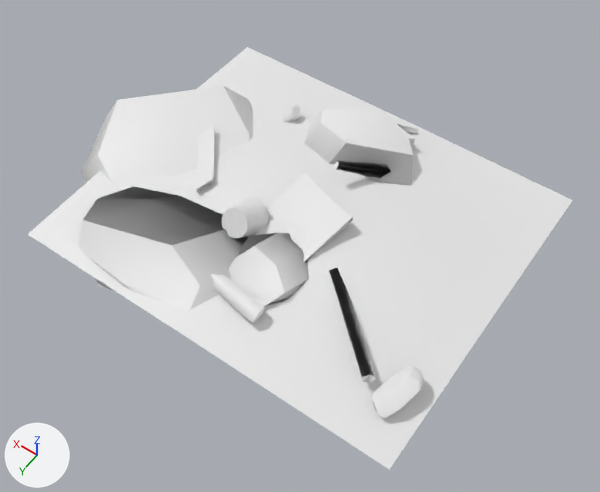
An edit to the FBX model TrashSoup/TrashSoup/TrashSoupContent/Models/Enviro/Trash/Trash2.FBX, drawn before and after from the same camera.
Camera for both pictures: a camera (50 mm lens) standing at (-0.00895, 0.01167, 0.01695) and looking at (-0.00119, 0.00081, -0.00011). Every picture has the same lights, and +X, +Y and +Z are marked at lower left. Materials are left out; every surface is plain grey. Where no turn or scale is listed for an object, it has been applied to the vertices.

The scene before the commit, as lines of its bpy script (objects in view):
```python
me_mesh = bpy.data.meshes.new('Mesh')
me_mesh.from_pydata(...)  # 30 vertices, 27 faces; spans x -0.53..0.31, y -1.97..3.56, z 2.92..10.84
me_mesh.materials.append(mat_material__52)
me_mesh_001 = bpy.data.meshes.new('Mesh.001')
me_mesh_001.from_pydata(...)  # 30 vertices, 27 faces; spans x -0.00141..0.00313, y -0.00059..0.00054, z -0.00141..-0.00098
me_mesh_001.materials.append(mat_material__52)
me_mesh_002 = bpy.data.meshes.new('Mesh.002')
me_mesh_002.from_pydata(...)  # 180 vertices, 164 faces; spans x -0.000445..0.000523, y 0.002276..0.003579, z -0.000677..0.000531
me_mesh_002.materials.append(mat_material__52)
me_mesh_003 = bpy.data.meshes.new('Mesh.003')
me_mesh_003.from_pydata(...)  # 513 vertices, 460 faces; spans x -0.00991..0.00272, y -0.00464..0.00476, z -0.00046..0.00265
me_mesh_003.materials.append(mat_material__52)
me_mesh_004 = bpy.data.meshes.new('Mesh.004')
me_mesh_004.from_pydata(...)  # 26 vertices, 24 faces; spans x 0.000144..0.001016, y -0.000888..0.000469, z -0.000074..0.000432
me_mesh_004.materials.append(mat_material__52)
ob_rock008 = bpy.data.objects.new('Rock008', me_mesh_003)
ob_rock008.location = (0.0036, -0.00006, -0.00109)
ob_rock009 = bpy.data.objects.new('Rock009', me_mesh_004)
ob_rock009.location = (-0.00612, 0.00338, 0.00019)
ob_wood1 = bpy.data.objects.new('wood1', me_mesh)
ob_wood1.parent = ob_group001
ob_wood1.location = (1.834, -2.34, 1.545)
ob_wood1.rotation_euler = (-0.0227, -3.058, -1.308)  # degrees (-1.3, -175, -75)
ob_wood1.scale = (0.702, 0.336, 0.254)
ob_wood2 = bpy.data.objects.new('wood2', me_mesh_001)
ob_wood2.location = (-0.00055, 0.00318, 0.00169)
ob_wooden_bucket001 = bpy.data.objects.new('wooden bucket001', me_mesh_002)
ob_wooden_bucket001.location = (-0.0001, -0.00138, 0.00096)
```
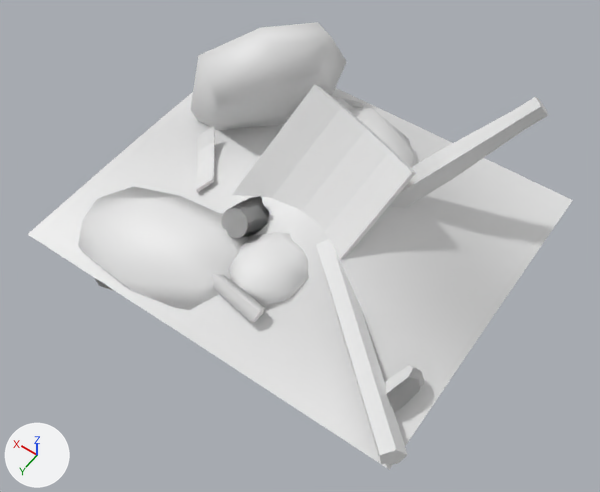
Commit message: Fixed Trash2 model, added models for "used up" trash

Where the newer file only moved an object's origin or applied its transform, the numbers keep the older frame.

Boxes [x1, y1, x2, y2] around the edits, measured in the pictures (600 x 492 px):
'Rock008', reshaped
    before: [28, 47, 573, 470]
    after: [28, 88, 573, 470]
'rocks', added
    after: [78, 22, 424, 412]
'metal', added
    after: [196, 85, 548, 464]
'wood1', moved, rescaled, turned
    before: [279, 105, 301, 122]
    after: [211, 196, 269, 323]
'Rock009', deleted
    before: [372, 365, 424, 418]
'wooden bucket001', deleted
    before: [222, 196, 269, 238]
'wood2', deleted
    before: [211, 274, 265, 323]
part 1 of me_mesh_003, deleted
    before: [78, 86, 419, 382]
part 2 of me_mesh, added
    after: [211, 196, 269, 323]
part 3 of me_mesh, deleted
    before: [279, 105, 301, 122]

The edits, one by one:
me_mesh_003 is used by ob_rock008; location (0.0036, -0.00006, -0.00109).
me_mesh_003 had 513 vertices, 460 faces and spanned x -0.00991..0.00272, y -0.00464..0.00476, z -0.00046..0.00265.
me_mesh_003 now has 289 vertices, 256 faces and spans x -0.00991..0.0012, y -0.00464..0.00476, z 0.00107..0.00202.
me_mesh_003 part 1: 9 loose pieces with 224 vertices, spanning x -0.00859..0.00272, y -0.0043..0.00474, z -0.00046..0.00265, are deleted.
me_mesh is used by ob_wood1; parent ob_group001; location (1.834, -2.34, 1.545); rotation (-0.0227, -3.058, -1.308), in degrees (-1.3, -175, -75); scale (0.702, 0.336, 0.254).
me_mesh had 30 vertices, 27 faces and spanned x -0.53..0.31, y -1.97..3.56, z 2.92..10.84.
me_mesh now has 240 vertices, 218 faces and spans x -1.96..2.96, y -2.76..3.71, z -1.16..1.49.
me_mesh part 2: 210 vertices added at x -1.96..2.58, y 0.89..3.71, z 0.28..1.49.
me_mesh part 3: 30 vertices removed from x -0.53..0.31, y -1.97..3.56, z 2.92..10.84.
me_mesh part 4: the surface is now shaded smooth.
Mesh me_mesh_1 is new.
It has 130 vertices, 120 faces and spans x -0.00598..0.00462, y -0.00501..0.00468, z -0.0015..0.00346.
Mesh me_mesh_001_1 is new.
It has 120 vertices, 108 faces and spans x -0.00651..0.00277, y -0.00436..0.00481, z -0.00219..0.00413.
Object 'wood2' (ob_wood2) is deleted.
In object 'wood1' (ob_wood1), parent is no longer ob_group001.
Object 'wood1' (ob_wood1) turns from (-1.3, -175, -75) to (0, 0, 0) degrees about x, y and z.
Object 'wood1' (ob_wood1) moves from (1.834, -2.34, 1.545) to (0.0, 0.0, 0.0).
Object 'wood1' (ob_wood1) is rescaled from (0.702, 0.336, 0.254) to (0.001, 0.001, 0.001).
Object 'wooden bucket001' (ob_wooden_bucket001) is deleted.
Object 'Rock009' (ob_rock009) is deleted.
Object 'rocks' (ob_rocks) is new; it shows me_mesh_1.
Its location is (0.0, 0.0, 0.0).
Object 'metal' (ob_metal) is new; it shows me_mesh_001_1.
Its location is (0.0, 0.0, 0.0).
